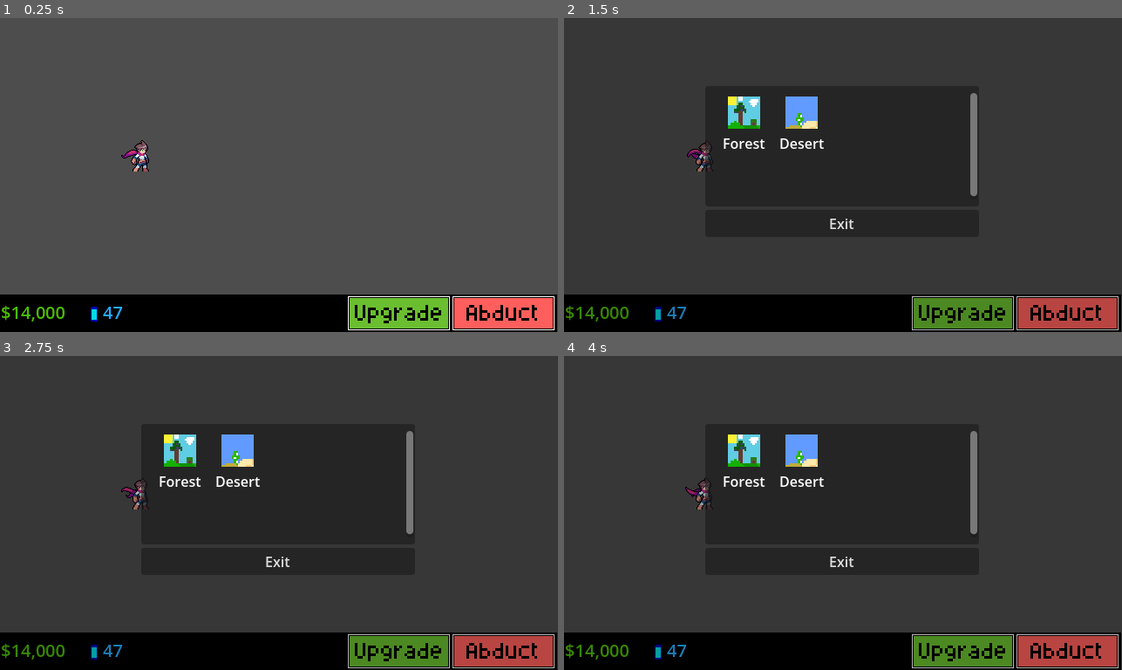
Above: before the commit, frames 1-4 (two rows, left to right).
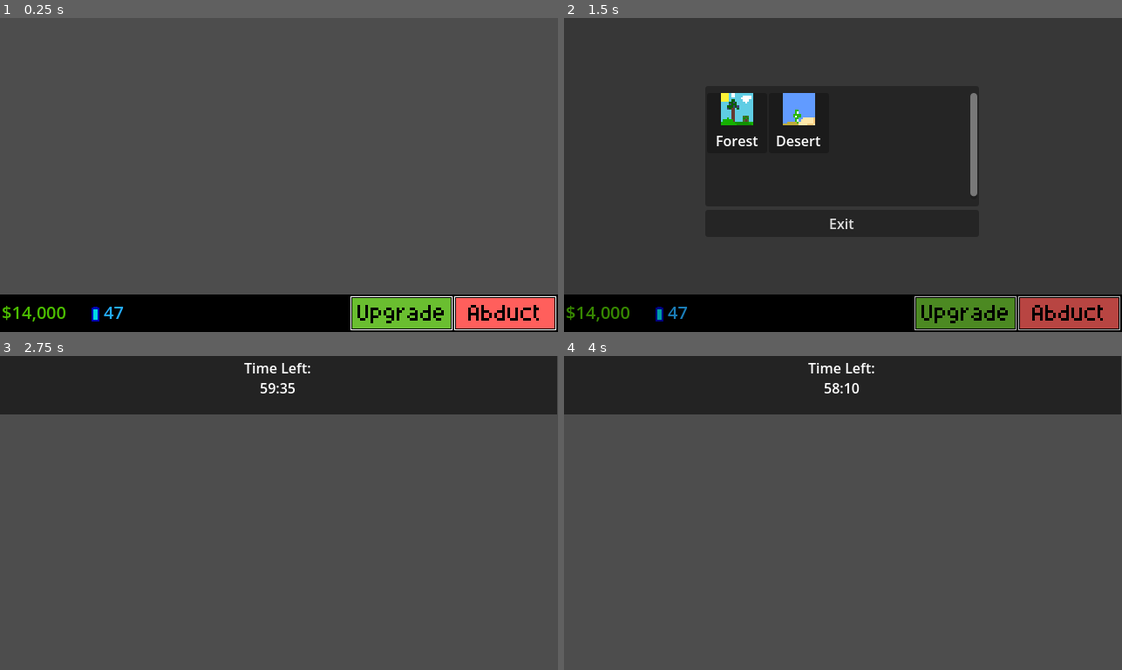
Above: after the commit, the same moments.

Repository: ottercorporationofficial-afk/Abduction
Game: Godot game, scene res://src/main.tscn
Same seed, same stepped clock (60 frames per second), same inputs: the game is played once before the commit and once after it.
Inputs (mouse positions are in pixels of both pictures, inside the frame that each line leads up to; where the layout moved, square brackets give the same spot in the first picture):
- Up to frame 1 (0.25 s): no input
- Up to frame 2 (1.5 s): click (1071, 313) [1066, 313] at 0.5 s; click (965, 313) [960, 313] at 1.25 s
- Up to frame 3 (2.75 s): click (172, 459) at 2.02 s
- Up to frame 4 (4 s): click (1066, 651) at 2.77 s; click (960, 651) at 3.52 s

The runs differ from the first frame. In frame 1, 1.5% of the frame differs, in the area x 0-100%, y 38-100%; in frame 2, 2.7%; in frame 3, 35%, in the area x 0-100%, y 2-100%; in frame 4, 35%.

Commit message:
added scene switcher, added time left timer to game, began working on setup function for the levels?

Diff:
--- a/Data/LevelData/Level.gd
+++ b/Data/LevelData/Level.gd
@@ -6,6 +6,7 @@
 var texture: Texture2D
 var cost: int
 
+
 func _init(data: Dictionary = {}) -> void:
 	if data.is_empty(): return
 	id = data.id
--- /dev/null
+++ b/Levels/abduction.gd
@@ -0,0 +1,8 @@
+class_name abduction_scene
+extends Node2D
+
+
+var location : Level
+
+func setup(level_data: Level):
+	location = level_data
--- /dev/null
+++ b/Levels/abduction.tscn
@@ -0,0 +1,42 @@
+[gd_scene format=3 uid="uid://doaemvmp85wic"]
+
+[ext_resource type="Script" uid="uid://cyuwgh60rsil3" path="res://Levels/abduction.gd" id="1_4xjou"]
+[ext_resource type="Script" uid="uid://dsk7gdn1wkx0r" path="res://Levels/timer.gd" id="2_djug4"]
+
+[node name="Abduction" type="Node2D" unique_id=1917941894]
+script = ExtResource("1_4xjou")
+
+[node name="StatusBar" type="ColorRect" parent="." unique_id=1381740684]
+offset_right = 640.0
+offset_bottom = 67.0
+color = Color(0.13682577, 0.13682574, 0.13682571, 1)
+
+[node name="Timer" type="Control" parent="StatusBar" unique_id=901170658]
+layout_mode = 1
+anchors_preset = 8
+anchor_left = 0.5
+anchor_top = 0.5
+anchor_right = 0.5
+anchor_bottom = 0.5
+offset_left = -20.0
+offset_top = -20.0
+offset_right = 20.0
+offset_bottom = 20.0
+grow_horizontal = 2
+grow_vertical = 2
+script = ExtResource("2_djug4")
+
+[node name="label" type="RichTextLabel" parent="StatusBar/Timer" unique_id=1656245744]
+layout_mode = 1
+anchors_preset = 8
+anchor_left = 0.5
+anchor_top = 0.5
+anchor_right = 0.5
+anchor_bottom = 0.5
+offset_left = -56.0
+offset_top = -32.5
+offset_right = 56.0
+offset_bottom = 33.5
+grow_horizontal = 2
+grow_vertical = 2
+horizontal_alignment = 1
--- /dev/null
+++ b/Levels/menagerie.tscn
@@ -0,0 +1,121 @@
+[gd_scene format=3 uid="uid://bvwm15ty43e7m"]
+
+[ext_resource type="Script" uid="uid://bc2yfcqawt5yg" path="res://src/UI/hud.gd" id="1_s5aol"]
+[ext_resource type="Script" uid="uid://bomdc4pesnf6d" path="res://src/UI/popupmanager.gd" id="2_44ltq"]
+[ext_resource type="Script" uid="uid://crt1s8huhkshj" path="res://src/blocker.gd" id="3_ywpwj"]
+[ext_resource type="Texture2D" uid="uid://to5pd36xogsb" path="res://Art/Research.png" id="4_3piki"]
+[ext_resource type="Texture2D" uid="uid://dx1q78bf5lh2x" path="res://Art/AbductButton.png" id="5_sf3sn"]
+[ext_resource type="Texture2D" uid="uid://dpxnv1fy0ofmw" path="res://Art/UpgradeButton.png" id="6_4jk7j"]
+
+[node name="Menagerie" type="Node2D" unique_id=727528694]
+
+[node name="Hud" type="CanvasLayer" parent="." unique_id=1027659892]
+script = ExtResource("1_s5aol")
+
+[node name="PopupManager" type="Control" parent="Hud" unique_id=1333622888]
+z_index = 100
+layout_mode = 3
+anchors_preset = 0
+offset_right = 638.0
+offset_bottom = 360.0
+mouse_filter = 2
+script = ExtResource("2_44ltq")
+metadata/_edit_lock_ = true
+
+[node name="Blocker" type="Control" parent="Hud/PopupManager" unique_id=1814231561]
+visible = false
+z_index = 100
+anchors_preset = 0
+offset_right = 641.0
+offset_bottom = 360.0
+script = ExtResource("3_ywpwj")
+metadata/_edit_lock_ = true
+
+[node name="Darken" type="ColorRect" parent="Hud/PopupManager" unique_id=425396275]
+visible = false
+modulate = Color(0, 0, 0, 0.2784314)
+z_index = 100
+layout_mode = 0
+offset_right = 640.0
+offset_bottom = 360.0
+mouse_filter = 2
+metadata/_edit_lock_ = true
+
+[node name="BottomBar" type="ColorRect" parent="Hud/PopupManager" unique_id=544209376]
+layout_mode = 1
+anchors_preset = -1
+anchor_left = -0.0015576018
+anchor_top = 0.88055557
+anchor_right = 1.0015771
+anchor_bottom = 1.0
+offset_left = 0.99375
+offset_right = 0.9937744
+mouse_filter = 2
+color = Color(0, 0, 0, 1)
+metadata/_edit_use_anchors_ = true
+
+[node name="Money" type="Label" parent="Hud/PopupManager/BottomBar" unique_id=2101065542]
+layout_mode = 1
+anchors_preset = -1
+anchor_left = 0.003125
+anchor_top = 0.99961233
+anchor_right = 0.1203125
+anchor_bottom = 1.116279
+offset_top = -36.983334
+offset_bottom = -14.0
+theme_override_colors/font_color = Color(0.29937053, 0.74571294, 0, 1)
+theme_override_font_sizes/font_size = 20
+text = "$14,000"
+vertical_alignment = 1
+metadata/_edit_use_anchors_ = true
+
+[node name="Research" type="Label" parent="Hud/PopupManager/BottomBar" unique_id=473515085]
+layout_mode = 1
+anchors_preset = -1
+anchor_left = 0.1859375
+anchor_top = 1.0200905
+anchor_right = 0.29791668
+anchor_bottom = 1.139535
+offset_top = -37.863888
+offset_bottom = -15.0
+theme_override_colors/font_color = Color(0.14203563, 0.6795579, 0.9999998, 1)
+theme_override_font_sizes/font_size = 20
+text = "47"
+vertical_alignment = 1
+metadata/_edit_use_anchors_ = true
+
+[node name="Research2" type="Sprite2D" parent="Hud/PopupManager/BottomBar" unique_id=68116968]
+modulate = Color(0, 1, 1, 1)
+position = Vector2(110, 20)
+scale = Vector2(1.75, 1.5625)
+texture = ExtResource("4_3piki")
+
+[node name="Abduct" type="TextureButton" parent="Hud/PopupManager/BottomBar" unique_id=1770205573]
+layout_mode = 1
+anchors_preset = -1
+anchor_left = 0.8729167
+anchor_top = 0.9166667
+anchor_right = 0.9947928
+anchor_bottom = 0.9907408
+offset_left = -37.666687
+offset_top = -37.416668
+offset_right = 1.333374
+offset_bottom = -1.6018524
+texture_normal = ExtResource("5_sf3sn")
+metadata/_edit_use_anchors_ = true
+
+[node name="Upgrade" type="TextureButton" parent="Hud/PopupManager/BottomBar" unique_id=739499058]
+layout_mode = 1
+anchors_preset = -1
+anchor_left = 0.87447923
+anchor_top = 0.9166667
+anchor_right = 0.9963553
+anchor_bottom = 0.9907408
+offset_left = -157.66669
+offset_top = -37.416668
+offset_right = -118.666626
+offset_bottom = -1.6018524
+texture_normal = ExtResource("6_4jk7j")
+metadata/_edit_use_anchors_ = true
+
+[connection signal="pressed" from="Hud/PopupManager/BottomBar/Abduct" to="Hud" method="_on_abduct_pressed"]
--- /dev/null
+++ b/Levels/timer.gd
@@ -0,0 +1,29 @@
+extends Control
+
+@onready var label: RichTextLabel = $label
+
+var time_left: float = 60.0 # starting time
+var running: bool = true
+
+signal finished
+
+
+func _process(delta):
+	if not running:
+		return
+
+	if time_left > 0:
+		time_left -= delta
+		time_left = max(time_left, 0)
+		label.text = "Time Left: " + format_time(time_left)
+	else:
+		running = false
+		emit_signal("finished")
+		print("TIME UP")
+
+
+func format_time(t: float) -> String:
+	var seconds = int(t)
+	var centiseconds = int((t - seconds) * 100)
+
+	return "%02d:%02d" % [seconds, centiseconds]
--- a/project.godot
+++ b/project.godot
@@ -22,6 +22,7 @@
 GameState="*uid://bfytwu32vnaao"
 Globals="*uid://fj5sy46tagfh"
 InputBlocker="*uid://db3bgpy5ojl6s"
+SceneManager="*uid://bhvgjat87gboa"
 
 [display]
 
@@ -40,6 +41,7 @@
 "res://Art/": "red",
 "res://Data/": "purple",
 "res://Entities/": "green",
+"res://Levels/": "orange",
 "res://src/": "blue"
 }
 
--- /dev/null
+++ b/src/SceneManager.gd
@@ -0,0 +1,24 @@
+extends Node
+
+var container: Node
+var current_scene: Node
+
+func set_container(node: Node):
+	container = node
+
+func load_scene(path: String):
+	if current_scene:
+		current_scene.queue_free()
+	current_scene = load(path).instantiate()
+	container.add_child(current_scene)
+
+
+## loads in main game loop abduction level
+func load_level(level: Level):
+	if current_scene:
+		current_scene.queue_free()
+
+	current_scene = preload("uid://doaemvmp85wic").instantiate() ## preloads abduction scene
+	container.add_child(current_scene)
+
+	current_scene.setup(level)
--- a/src/UI/level_button.gd
+++ b/src/UI/level_button.gd
@@ -1,13 +1,26 @@
-extends Panel
+class_name Level_Selection
+extends PanelContainer
 
 
-@onready var label: RichTextLabel = $Label
-@onready var level_image: TextureRect = $LevelImage
+@onready var label: RichTextLabel = $Button/VBoxContainer/Label
+@onready var level_image: TextureRect = $Button/VBoxContainer/LevelImage
+
+var level = Level
+var is_locked: bool = false
 
 
-func setup(level):
-	if level == null:
+
+
+func setup(level_data: Level):
+	if level_data == null:
 		push_error("Level data is null!")
 		return
+	level = level_data
 	level_image.texture = level.texture
 	label.text = level.name
+
+
+
+
+func _on_button_pressed() -> void:
+	SceneManager.load_level(level)
--- a/src/UI/level_button.tscn
+++ b/src/UI/level_button.tscn
@@ -3,27 +3,35 @@
 [ext_resource type="Script" uid="uid://nkmcwf0di0xe" path="res://src/UI/level_button.gd" id="1_8mgw4"]
 [ext_resource type="Texture2D" uid="uid://bnb5hvhbvgxsl" path="res://Art/Levels/forest.png" id="1_w8va6"]
 
-[node name="LevelButton" type="Panel" unique_id=2051391517]
-custom_minimum_size = Vector2(64, 0)
-offset_right = 86.0
-offset_bottom = 75.0
+[node name="LevelButton" type="PanelContainer" unique_id=2114289213]
+custom_minimum_size = Vector2(69, 69)
+offset_right = 69.0
+offset_bottom = 69.0
+size_flags_horizontal = 0
 script = ExtResource("1_8mgw4")
 
-[node name="Label" type="RichTextLabel" parent="." unique_id=1806832288]
+[node name="Button" type="Button" parent="." unique_id=570851657]
+layout_mode = 2
+
+[node name="VBoxContainer" type="VBoxContainer" parent="Button" unique_id=1240900938]
+layout_mode = 0
+offset_right = 69.0
+offset_bottom = 69.0
+
+[node name="LevelImage" type="TextureRect" parent="Button/VBoxContainer" unique_id=1328683481]
+custom_minimum_size = Vector2(5.7, 37.865)
+layout_mode = 2
+texture = ExtResource("1_w8va6")
+stretch_mode = 5
+
+[node name="Label" type="RichTextLabel" parent="Button/VBoxContainer" unique_id=1806832288]
 custom_minimum_size = Vector2(3.61, 28.495)
-layout_mode = 0
-offset_top = 44.0
-offset_right = 86.0
-offset_bottom = 72.495
+layout_mode = 2
+mouse_filter = 1
 text = "Forest"
 horizontal_alignment = 1
 vertical_alignment = 1
 
-[node name="LevelImage" type="TextureRect" parent="." unique_id=1328683481]
-custom_minimum_size = Vector2(5.7, 37.865)
-layout_mode = 0
-offset_top = 4.0
-offset_right = 86.0
-offset_bottom = 41.865
-texture = ExtResource("1_w8va6")
-stretch_mode = 5
+[connection signal="mouse_entered" from="." to="." method="_on_mouse_entered"]
+[connection signal="mouse_exited" from="." to="." method="_on_mouse_exited"]
+[connection signal="pressed" from="Button" to="." method="_on_button_pressed"]
--- a/src/UI/levelselection.tscn
+++ b/src/UI/levelselection.tscn
@@ -3,6 +3,7 @@
 [ext_resource type="Script" uid="uid://dgrlvfj02xjsj" path="res://src/UI/levelselection.gd" id="1_8l6gd"]
 
 [node name="LevelSelector" type="VBoxContainer" unique_id=2011978141]
+self_modulate = Color(0.14509805, 0.14509805, 0.14509805, 1)
 anchors_preset = 8
 anchor_left = 0.5
 anchor_top = 0.5
@@ -22,6 +23,7 @@
 [node name="PanelContainer" type="PanelContainer" parent="." unique_id=244721686]
 layout_mode = 2
 size_flags_vertical = 3
+mouse_filter = 1
 
 [node name="MarginContainer" type="MarginContainer" parent="PanelContainer" unique_id=1014946563]
 layout_mode = 2
--- a/src/UI/popup.tscn
+++ b/src/UI/popup.tscn
@@ -10,3 +10,4 @@
 [node name="PanelContainer" type="PanelContainer" parent="." unique_id=241878338]
 layout_mode = 2
 size_flags_vertical = 3
+mouse_filter = 1
--- a/src/main.gd
+++ b/src/main.gd
@@ -1,4 +1,10 @@
 extends Node2D
+@onready var scene_holder: Node2D = $SceneHolder
+
+func _ready() -> void:
+	SceneManager.set_container(scene_holder)
+	SceneManager.load_scene("uid://bvwm15ty43e7m")
+
 
 
 func _unhandled_input(event):
--- a/src/main.tscn
+++ b/src/main.tscn
@@ -1,130 +1,11 @@
 [gd_scene format=3 uid="uid://cfms84dt6c1pc"]
 
 [ext_resource type="Script" uid="uid://4akyte21j580" path="res://src/main.gd" id="1_5q4o7"]
-[ext_resource type="PackedScene" uid="uid://ga6sxr7qdr31" path="res://Entities/human.tscn" id="1_eewff"]
-[ext_resource type="Script" uid="uid://bomdc4pesnf6d" path="res://src/UI/popupmanager.gd" id="4_3cfgd"]
-[ext_resource type="Texture2D" uid="uid://to5pd36xogsb" path="res://Art/Research.png" id="4_kmhfv"]
-[ext_resource type="Script" uid="uid://bc2yfcqawt5yg" path="res://src/UI/hud.gd" id="4_rlaii"]
-[ext_resource type="Script" uid="uid://crt1s8huhkshj" path="res://src/blocker.gd" id="5_5mrjc"]
-[ext_resource type="Texture2D" uid="uid://dx1q78bf5lh2x" path="res://Art/AbductButton.png" id="5_rlaii"]
-[ext_resource type="Texture2D" uid="uid://dpxnv1fy0ofmw" path="res://Art/UpgradeButton.png" id="6_5mrjc"]
 
 [node name="Main" type="Node2D" unique_id=1237780417]
 script = ExtResource("1_5q4o7")
 
-[node name="Human" parent="." unique_id=75959660 instance=ExtResource("1_eewff")]
-position = Vector2(163, 160)
-
 [node name="Camera2D" type="Camera2D" parent="." unique_id=465916995]
 position = Vector2(321, 180)
 
-[node name="Hud" type="CanvasLayer" parent="." unique_id=311986690]
-script = ExtResource("4_rlaii")
-
-[node name="PopupManager" type="Control" parent="Hud" unique_id=380599977]
-z_index = 100
-layout_mode = 3
-anchors_preset = 0
-offset_right = 638.0
-offset_bottom = 360.0
-mouse_filter = 2
-script = ExtResource("4_3cfgd")
-metadata/_edit_lock_ = true
-
-[node name="Blocker" type="Control" parent="Hud/PopupManager" unique_id=1430801997]
-visible = false
-z_index = 100
-anchors_preset = 0
-offset_right = 641.0
-offset_bottom = 360.0
-script = ExtResource("5_5mrjc")
-metadata/_edit_lock_ = true
-
-[node name="Darken" type="ColorRect" parent="Hud/PopupManager" unique_id=591725746]
-visible = false
-modulate = Color(0, 0, 0, 0.2784314)
-z_index = 100
-layout_mode = 0
-offset_right = 640.0
-offset_bottom = 360.0
-mouse_filter = 2
-metadata/_edit_lock_ = true
-
-[node name="BottomBar" type="ColorRect" parent="Hud/PopupManager" unique_id=1432106928]
-layout_mode = 1
-anchors_preset = -1
-anchor_left = -0.003125
-anchor_top = 0.88055557
-anchor_right = 1.0
-anchor_bottom = 1.0
-offset_left = 0.99375
-offset_right = 0.9937744
-mouse_filter = 2
-color = Color(0, 0, 0, 1)
-metadata/_edit_use_anchors_ = true
-
-[node name="Money" type="Label" parent="Hud/PopupManager/BottomBar" unique_id=1746159367]
-layout_mode = 1
-anchors_preset = -1
-anchor_left = 0.003125
-anchor_top = 0.99961233
-anchor_right = 0.1203125
-anchor_bottom = 1.116279
-offset_top = -36.983334
-offset_bottom = -14.0
-theme_override_colors/font_color = Color(0.29937053, 0.74571294, 0, 1)
-theme_override_font_sizes/font_size = 20
-text = "$14,000"
-vertical_alignment = 1
-metadata/_edit_use_anchors_ = true
-
-[node name="Research" type="Label" parent="Hud/PopupManager/BottomBar" unique_id=1461900460]
-layout_mode = 1
-anchors_preset = -1
-anchor_left = 0.1859375
-anchor_top = 1.0200905
-anchor_right = 0.29791668
-anchor_bottom = 1.139535
-offset_top = -37.863888
-offset_bottom = -15.0
-theme_override_colors/font_color = Color(0.14203563, 0.6795579, 0.9999998, 1)
-theme_override_font_sizes/font_size = 20
-text = "47"
-vertical_alignment = 1
-metadata/_edit_use_anchors_ = true
-
-[node name="Research2" type="Sprite2D" parent="Hud/PopupManager/BottomBar" unique_id=1556376099]
-modulate = Color(0, 1, 1, 1)
-position = Vector2(110, 20)
-scale = Vector2(1.75, 1.5625)
-texture = ExtResource("4_kmhfv")
-
-[node name="Abduct" type="TextureButton" parent="Hud/PopupManager/BottomBar" unique_id=1813990192]
-layout_mode = 1
-anchors_preset = -1
-anchor_left = 0.8713542
-anchor_top = 0.9166667
-anchor_right = 0.9932291
-anchor_bottom = 0.9907407
-offset_left = -37.666687
-offset_top = -37.416668
-offset_right = 1.333374
-offset_bottom = -1.6018524
-texture_normal = ExtResource("5_rlaii")
-metadata/_edit_use_anchors_ = true
-
-[node name="Upgrade" type="TextureButton" parent="Hud/PopupManager/BottomBar" unique_id=774533455]
-layout_mode = 1
-anchors_preset = -1
-anchor_left = 0.87135416
-anchor_top = 0.9166667
-anchor_right = 0.99322915
-anchor_bottom = 0.9907407
-offset_left = -157.66669
-offset_top = -37.416668
-offset_right = -118.666626
-offset_bottom = -1.6018524
-texture_normal = ExtResource("6_5mrjc")
-metadata/_edit_use_anchors_ = true
-
-[connection signal="pressed" from="Hud/PopupManager/BottomBar/Abduct" to="Hud" method="_on_abduct_pressed"]
+[node name="SceneHolder" type="Node2D" parent="." unique_id=170321782]
Not shown, added: Levels/abduction.gd.uid
Not shown, added: Levels/timer.gd.uid
Not shown, added: src/SceneManager.gd.uid
